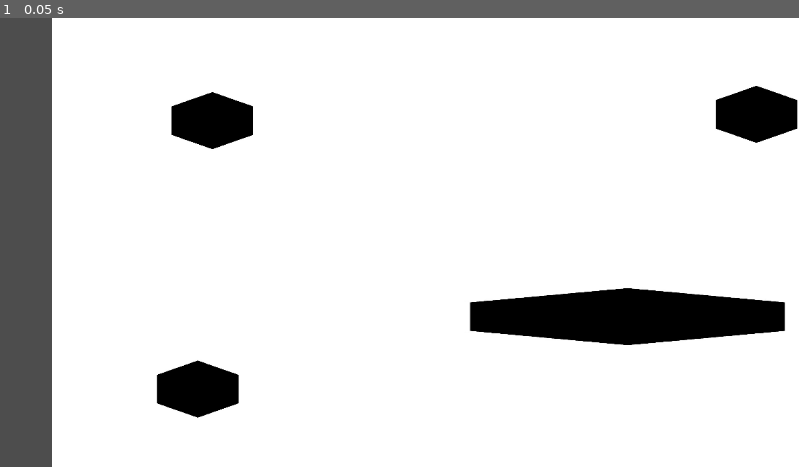
Above: before the commit, frame 1.
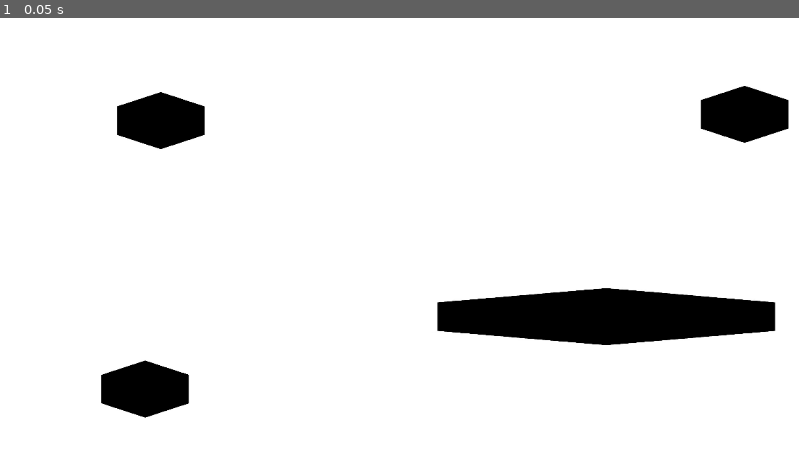
Above: after the commit, the same moment.

Repository: dareios99/berlinjam
Game: Godot game, scene res://main_level.tscn
Same seed, same stepped clock (60 frames per second), same inputs: the game is played once before the commit and once after it.
Inputs:
- Up to frame 1 (0.05 s): no input

The runs differ from the first frame. In frame 1, 11% of the frame differs, in the area x 0-100%, y 0-100%.

Commit message:
Elements for pathfinding

Diff:
--- a/main_level.tscn
+++ b/main_level.tscn
@@ -1,8 +1,13 @@
-[gd_scene load_steps=4 format=3 uid="uid://c6fhnw2t4jnnq"]
+[gd_scene load_steps=5 format=3 uid="uid://c6fhnw2t4jnnq"]
 
 [ext_resource type="Script" path="res://main_level.gd" id="1_78d55"]
 [ext_resource type="Texture2D" uid="uid://tcc0l00g153t" path="res://imgs/white_background.jpg" id="2_6p62r"]
 [ext_resource type="Texture2D" uid="uid://fmu4qfhrudxj" path="res://imgs/object.jpg" id="3_7r7ry"]
+
+[sub_resource type="NavigationPolygon" id="NavigationPolygon_m0kdl"]
+vertices = PackedVector2Array(282, 556, 867, 478, 1123, 460, 1333, 772, -19, 771, 210, 582, 627, 456, 273, 513, 862, 381, 299, 176, 1012, 164, 1073, 182, 1120, 403, 1139, 167, 1328, -18, 1139, 114, 142, 555, -14, -9, 146, 513, 619, 411, 212, 487, 165, 174, 1008, 111, 299, 125, 230, 200, 161, 125, 1076, 87, 233, 102)
+polygons = Array[PackedInt32Array]([PackedInt32Array(0, 1, 2, 3, 4, 5), PackedInt32Array(6, 1, 0, 7), PackedInt32Array(8, 9, 10, 11, 12), PackedInt32Array(13, 14, 3, 2, 12), PackedInt32Array(14, 13, 15), PackedInt32Array(16, 5, 4), PackedInt32Array(16, 4, 17, 18), PackedInt32Array(11, 13, 12), PackedInt32Array(9, 8, 19), PackedInt32Array(20, 18, 17, 21), PackedInt32Array(22, 10, 9, 23), PackedInt32Array(24, 9, 19, 6, 7, 20), PackedInt32Array(21, 24, 20), PackedInt32Array(25, 21, 17), PackedInt32Array(14, 15, 26), PackedInt32Array(17, 14, 26, 22, 23, 27), PackedInt32Array(17, 27, 25)])
+outlines = Array[PackedVector2Array]([PackedVector2Array(-14, -9, -19, 771, 1333, 772, 1328, -18), PackedVector2Array(161, 125, 165, 174, 230, 200, 299, 176, 299, 125, 233, 102), PackedVector2Array(619, 411, 862, 381, 1120, 403, 1123, 460, 867, 478, 627, 456), PackedVector2Array(1008, 111, 1076, 87, 1139, 114, 1139, 167, 1073, 182, 1012, 164), PackedVector2Array(146, 513, 212, 487, 273, 513, 282, 556, 210, 582, 142, 555)])
 
 [node name="main_level" type="Node2D"]
 script = ExtResource("1_78d55")
@@ -10,8 +15,8 @@
 [node name="map" type="Node2D" parent="."]
 
 [node name="background" type="Sprite2D" parent="map"]
-position = Vector2(700.567, 380.331)
-scale = Vector2(0.920431, 1.02136)
+position = Vector2(655, 380.331)
+scale = Vector2(0.987491, 1.02136)
 texture = ExtResource("2_6p62r")
 
 [node name="object" type="Sprite2D" parent="map/background"]
@@ -33,3 +38,12 @@
 position = Vector2(-448.071, 149.624)
 scale = Vector2(0.508607, 0.335259)
 texture = ExtResource("3_7r7ry")
+
+[node name="NavigationRegion2D" type="NavigationRegion2D" parent="."]
+navigation_polygon = SubResource("NavigationPolygon_m0kdl")
+
+[node name="player_placeholder" type="CharacterBody2D" parent="."]
+
+[node name="CollisionShape2D" type="CollisionShape2D" parent="player_placeholder"]
+
+[node name="NavigationAgent2D" type="NavigationAgent2D" parent="player_placeholder"]
